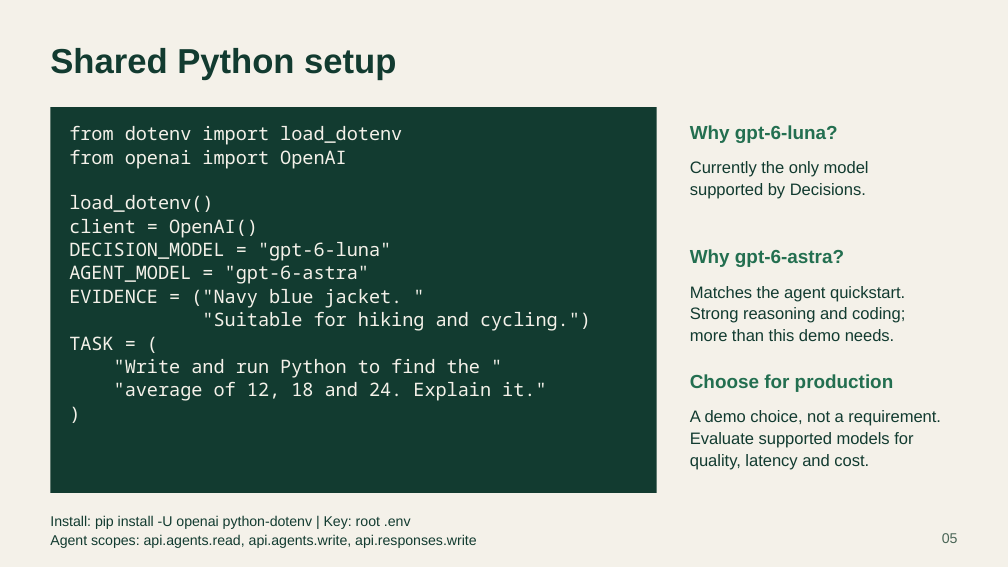
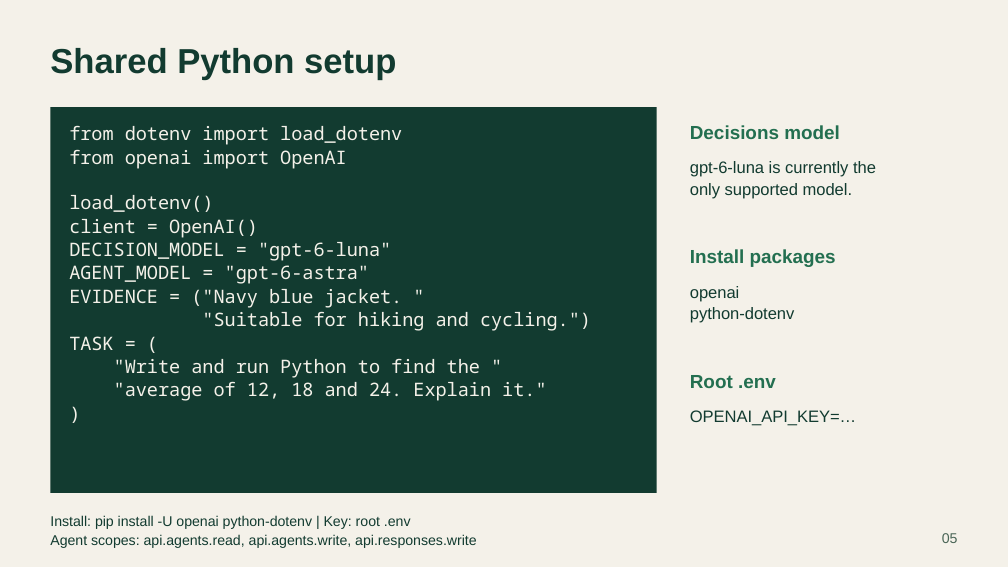
Before and after one commit to json2x/openai-agents-decisions-discovery, a slide deck: slide 5 of agents-decisions-learning-session.pptx. Drawn at 1008x567 pixels with LibreOffice and Linux fonts; fonts in the diff are those of the drawing. Boxes give left, top, right and bottom in pixels: in the first picture for what was removed or moved away, otherwise in the second. Text is boxed around its words. In the diff, an @@ line names an element or a change of style, - is before the commit and + after.

Commit message:
Simplify slide 5 model explanation for Decisions

```diff
--- a/agents-decisions-learning-session.pptx
+++ b/agents-decisions-learning-session.pptx
@@ text at (x1=690, y1=125, x2=840, y2=139): text changed @@
-Why gpt-6-luna?
+Decisions model
@@ text at (x1=690, y1=161, x2=876, y2=199): text changed @@
-Currently the only model
-supported by Decisions.
+gpt-6-luna is currently the
+only supported model.
@@ text at (x1=690, y1=249, x2=836, y2=267): text changed @@
-Why gpt-6-astra?
+Install packages
@@ text at (x1=690, y1=286, x2=795, y2=323): text changed @@
-Matches the agent quickstart.
-Strong reasoning and coding;
-more than this demo needs.
+openai
+python-dotenv
@@ text at (x1=690, y1=375, x2=776, y2=388): text changed @@
-Choose for production
+Root .env
@@ text at (x1=690, y1=410, x2=856, y2=426): text changed @@
-A demo choice, not a requirement.
-Evaluate supported models for
-quality, latency and cost.
+OPENAI_API_KEY=…
```
Also in this commit, not shown: 3 other files.
